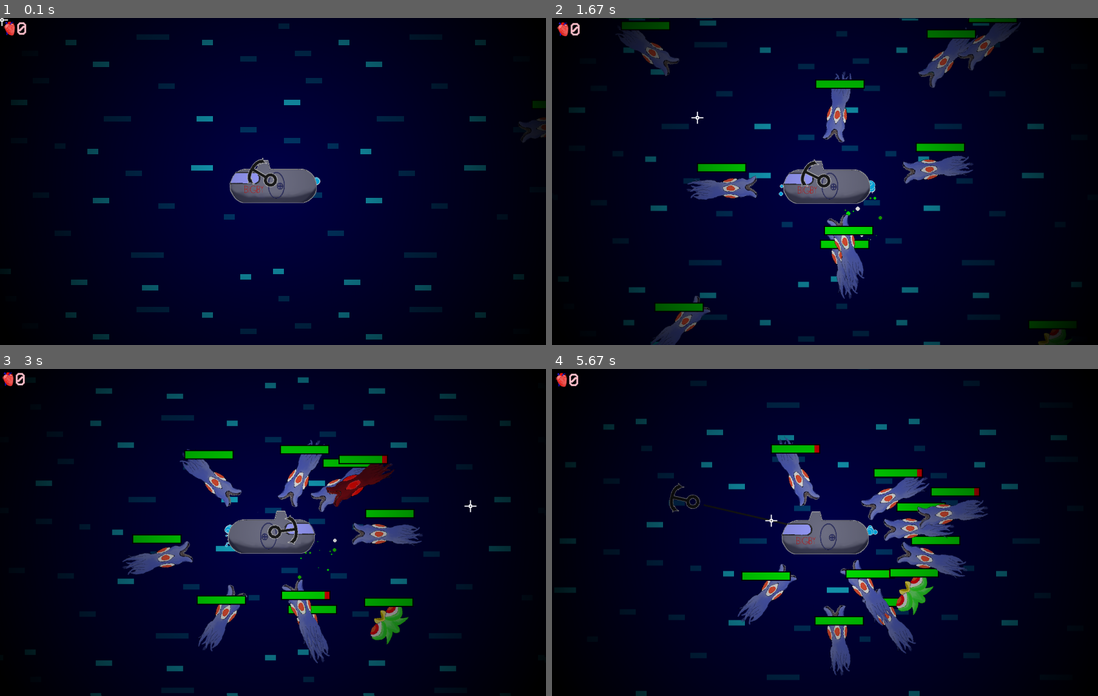
Above: before the commit, frames 1-4 (two rows, left to right).
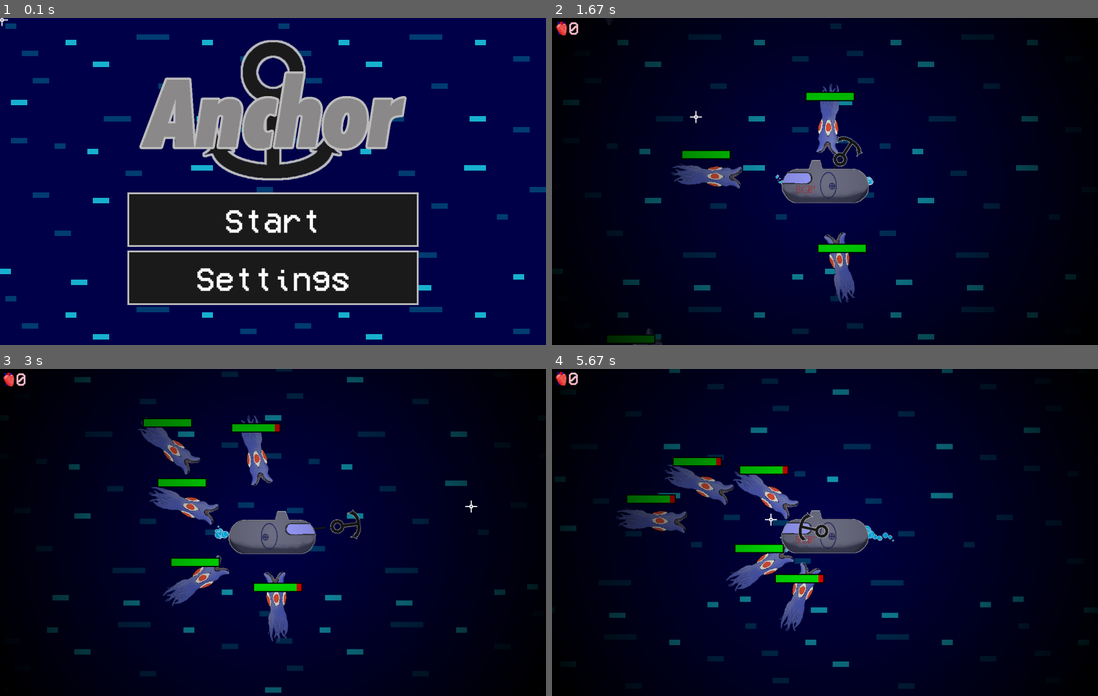
Above: after the commit, the same moments.

Repository: CurryMan1/Pygame-Halloween-GameJam-2023
Game: pygame game, started from main.py
The game is run twice, just before and just after one commit, with the same random seed, the same clock (stepped at 60 frames per second) and the same inputs.
Inputs (mouse positions are in pixels of both pictures, inside the frame that each line leads up to):
- Up to frame 1 (0.1 s): no input
- Up to frame 2 (1.67 s): click (803, 194) at 0.38 s; click (879, 253) at 0.72 s; click (906, 67) at 1.05 s; click (693, 116) at 1.38 s
- Up to frame 3 (3 s): tap Space at 1.73, 2.03 s; click (245, 617) at 1.75 s; click (414, 584) at 2.22 s; click (414, 503) at 2.55 s; click (469, 506) at 2.88 s
- Up to frame 4 (5.67 s): tap Space at 3.23, 3.57, 3.87, 4.07, 4.37, 4.63, 4.97, 5.27, 5.4 s; click (655, 489) at 3.25 s; click (945, 450) at 3.58 s; click (666, 512) at 4.08 s; click (704, 506) at 4.65 s; click (939, 489) at 4.98 s; click (770, 519) at 5.42 s

The runs differ from the first frame. In frame 1, 97% of the frame differs, in the area x 0-100%, y 0-100%; in frame 2, 14%; in frame 3, 16%; in frame 4, 16%.

Commit message:
added menus and buttons

Diff:
--- a/entities.py
+++ b/entities.py
@@ -29,9 +29,10 @@
             pass #this means that health < 0 so next frame the enemy will be deleted
 
 class Entity(pygame.sprite.Sprite):
-    def __init__(self, x: int, y: int, image: pygame.surface.Surface):
+    def __init__(self, x: int, y: int, image: pygame.surface.Surface, tag: str=None):
         super().__init__()
 
+        self.tag = tag
         self.image = image
         self.rect = self.image.get_rect(center=(x, y))
 
@@ -50,7 +51,7 @@
 
     def toggle(self):
         self.enabled = 1-self.enabled
-        self.hp = 200
+        self.hp = 350
 
     def hit(self, damage):
         self.hp -= damage
@@ -102,7 +103,7 @@
             self.last_shot += 1
 
         if self.on_cooldown:
-            if abs(self.x_vel) < 1 and abs(self.y_vel) < 1:
+            if abs(self.x_vel) < 1.5 and abs(self.y_vel) < 1.5:
                 self.on_cooldown = False
 
     def hit(self, damage):
@@ -282,8 +283,7 @@
     DAMAGE = 10
 
     def __init__(self, x: int, y: int, x_vel: float, y_vel: float, image: pygame.surface.Surface, tag: str=None):
-        super().__init__(x, y, image)
-        self.tag = tag
+        super().__init__(x, y, image, tag)
         self.mask = pygame.mask.from_surface(self.image)
         self.x_vel, self.y_vel = x_vel, y_vel
         self.speed = x_vel+y_vel
--- a/main.py
+++ b/main.py
@@ -1,6 +1,7 @@
 #modules
 import sys
 from math import ceil
+from webbrowser import open
 #files
 from entities import *
 from ui import *
@@ -10,9 +11,9 @@
 pygame.mouse.set_visible(False)
 
 #theme
-# pygame.mixer.music.set_volume(0.1)
-# pygame.mixer.music.load('assets/sound/theme.wav')
-# pygame.mixer.music.play(-1)
+pygame.mixer.music.set_volume(0.1)
+pygame.mixer.music.load('assets/sound/theme.wav')
+pygame.mixer.music.play(-1)
 
 FPS = 60
 CLOCK = pygame.time.Clock()
@@ -57,6 +58,7 @@
             self.upgrade_button_group.append(u_btn)
 
         #other
+        self.logo = load_img('logo.png', True)
         self.crosshair = load_img('crosshair.png', True, 3)
         self.overlay = load_img('overlay.png', True)
         self.plasmaball_img = load_img('plasmaball.png', True, 0.1)
@@ -66,19 +68,150 @@
         self.squid_imgs = load_imgs('squid', True, 0.7)
 
         #game vars
+        self.sound_on = 1
+        self.effects_on = 1
         self.hearts = 0
         self.screen_shake = 0
         self.enemy_delay = 240
         self.last_enemy = self.enemy_delay
 
-        ###########
-        self.main()
+    def start(self):
+        start_btn = Button(WIDTH/2-400, HEIGHT/2+30, 800, 150, text='Start', fg=DARK_GREY, bg=LIGHT_GREY, text_size=90,
+                           text_colour=WHITE, border_width=5)
+
+        settings_btn = Button(WIDTH/2-400, HEIGHT/2+190, 800, 150, text='Settings', fg=DARK_GREY, bg=LIGHT_GREY, text_size=90,
+                           text_colour=WHITE, border_width=5)
+
+        while True:
+            CLOCK.tick(FPS)
+
+            mouse_pos = pygame.mouse.get_pos()
+
+            #bg
+            for i, coords_and_bg in enumerate(self.bg_tile_group):  #bg_tile_group
+                x, y, bg = coords_and_bg
+
+                diff_x = x - WIDTH
+                diff_y = y - HEIGHT
+
+                #works regardless of window size (if FOV is bigger than tile)
+                if 0 < diff_x:
+                    x = WIDTH - (self.bg_dimensions[0] * self.bg_w) + diff_x
+                elif x < WIDTH - (self.bg_dimensions[0] * self.bg_w):
+                    diff_x = x - (WIDTH - (self.bg_dimensions[0] * self.bg_w))
+                    x = WIDTH + diff_x
+
+                if 0 < diff_y:
+                    y = HEIGHT - (self.bg_dimensions[1] * self.bg_h) + diff_y
+                elif y < HEIGHT - (self.bg_dimensions[1] * self.bg_h):
+                    diff_y = y - (HEIGHT - (self.bg_dimensions[1] * self.bg_h))
+                    y = HEIGHT + diff_y
+
+                DISPLAY.blit(bg, (x, y))
+
+            DISPLAY.blit(self.logo, (WIDTH/2-self.logo.get_width()/2, 60))
+
+            if start_btn.is_clicked(DISPLAY):
+                self.main()
+            if settings_btn.is_clicked(DISPLAY):
+                self.settings(self.start)
+
+            #crosshair
+            DISPLAY.blit(self.crosshair, (mouse_pos[0] - self.crosshair.get_width() / 2, mouse_pos[1] - self.crosshair.get_height() / 2))
+
+            for event in pygame.event.get():
+                if event.type == pygame.QUIT:
+                    pygame.quit()
+                    sys.exit()
+
+            SCREEN.blit(DISPLAY, (0, 0))
+
+            pygame.display.update()
+
+    def settings(self, last_menu):
+        title_box = get_box(900, 200, 10, BLACK, DARK_GREY)
+
+        back_btn = Button(10, 10, 170, 120, text='Back', fg=DARK_GREY, bg=LIGHT_GREY,
+                           text_size=50,
+                           text_colour=WHITE, border_width=5)
+
+        sound_btn = Button(WIDTH/5, 350, 450, 120, text='Sound:ON', fg=DARK_GREY, bg=LIGHT_GREY,
+                           text_size=70,
+                           text_colour=WHITE, border_width=5)
+
+        performance_btn = Button(WIDTH/2+10, 350, 450, 120, text='Effects:ON', fg=DARK_GREY, bg=LIGHT_GREY,
+                           text_size=65,
+                           text_colour=WHITE, border_width=5)
+
+        github_btn = Button(WIDTH/2-300, 550, 600, 120, text='Github Repo', fg=DARK_GREY, bg=LIGHT_GREY,
+                           text_size=70,
+                           text_colour=WHITE, border_width=5)
+
+        while True:
+            CLOCK.tick(FPS)
+
+            mouse_pos = pygame.mouse.get_pos()
+
+            #bg
+            for i, coords_and_bg in enumerate(self.bg_tile_group): #bg_tile_group
+                x, y, bg = coords_and_bg
+
+                diff_x = x - WIDTH
+                diff_y = y - HEIGHT
+
+                #works regardless of window size (if FOV is bigger than tile)
+                if 0 < diff_x:
+                    x = WIDTH - (self.bg_dimensions[0] * self.bg_w) + diff_x
+                elif x < WIDTH - (self.bg_dimensions[0] * self.bg_w):
+                    diff_x = x - (WIDTH - (self.bg_dimensions[0] * self.bg_w))
+                    x = WIDTH + diff_x
+
+                if 0 < diff_y:
+                    y = HEIGHT - (self.bg_dimensions[1] * self.bg_h) + diff_y
+                elif y < HEIGHT - (self.bg_dimensions[1] * self.bg_h):
+                    diff_y = y - (HEIGHT - (self.bg_dimensions[1] * self.bg_h))
+                    y = HEIGHT + diff_y
+
+                DISPLAY.blit(bg, (x, y))
+
+            #title
+            DISPLAY.blit(title_box, (WIDTH/2-title_box.get_width()/2, 120-title_box.get_height()/2))
+            draw_text('Settings', PIXEL_FONT, WHITE, WIDTH/2, 120, 150, DISPLAY, True)
+
+            #buttons
+            if back_btn.is_clicked(DISPLAY):
+                last_menu()
+            if sound_btn.is_clicked(DISPLAY):
+                self.sound_on = 1-self.sound_on
+                sound_btn.text = f'Sound:{["OFF", "ON"][self.sound_on]}'
+                if pygame.mixer.music.get_busy():
+                    pygame.mixer.music.pause()
+                else:
+                    pygame.mixer.music.unpause()
+            if performance_btn.is_clicked(DISPLAY):
+                self.effects_on = 1-self.effects_on
+                performance_btn.text = f'Effects:{["OFF", "ON"][self.effects_on]}'
+
+            if github_btn.is_clicked(DISPLAY):
+                open('https://github.com/CurryMan1/Pygame-Halloween-GameJam-2023')
+
+            #crosshair
+            DISPLAY.blit(self.crosshair, (mouse_pos[0] - self.crosshair.get_width() / 2, mouse_pos[1] - self.crosshair.get_height() / 2))
+
+            for event in pygame.event.get():
+                if event.type == pygame.QUIT:
+                    pygame.quit()
+                    sys.exit()
+
+            SCREEN.blit(DISPLAY, (0, 0))
+
+            pygame.display.update()
 
     def main(self):
         clicked = False
         can_shoot_torpedo = False
 
-        for i in range(10):
+        for i in range(5):
             e = random.choice([Enemy(self.squid_imgs), PlasmaEnemy([self.plasmaenemy_img])])
             self.enemy_group.append(e)
 
@@ -121,7 +254,6 @@
 
             #DRAW AND UPDATE
             #bg
-            DISPLAY.fill((0, 0, 0))
             for i, coords_and_bg in enumerate(self.bg_tile_group): #bg_tile_group
                 x, y, bg = coords_and_bg
 
@@ -146,24 +278,25 @@
                 DISPLAY.blit(bg, (x, y))
 
             #particles
-            for particle in self.particles:
-                particle[0][0] += particle[1][0] + player_x_vel
-                particle[0][1] += particle[1][1] + player_y_vel
-                particle[2] -= particle[3]
-
-                if particle[5] == 'bubble':
-                    #outline
-                    pygame.draw.circle(DISPLAY, WHITE, particle[0], particle[2] + 1)
-
-                elif particle[5] == 'torpedo':
-                    collision_rect = pygame.rect.Rect(particle[0][0]-particle[2], particle[0][1]-particle[2], particle[2]*2, particle[2]*2)
-                    for enemy in collision_rect.collideobjectsall(self.enemy_group):
-                        enemy.hit(100)
-
-                #main particle
-                pygame.draw.circle(DISPLAY, particle[4], particle[0], particle[2])
-                if particle[2] <= 0:
-                    self.particles.remove(particle)
+            if self.effects_on:
+                for particle in self.particles:
+                    particle[0][0] += particle[1][0] + player_x_vel
+                    particle[0][1] += particle[1][1] + player_y_vel
+                    particle[2] -= particle[3]
+
+                    if particle[5] == 'bubble':
+                        #outline
+                        pygame.draw.circle(DISPLAY, WHITE, particle[0], particle[2] + 1)
+
+                    elif particle[5] == 'torpedo':
+                        collision_rect = pygame.rect.Rect(particle[0][0]-particle[2], particle[0][1]-particle[2], particle[2]*2, particle[2]*2)
+                        for enemy in collision_rect.collideobjectsall(self.enemy_group):
+                            enemy.hit(100)
+
+                    #main particle
+                    pygame.draw.circle(DISPLAY, particle[4], particle[0], particle[2])
+                    if particle[2] <= 0:
+                        self.particles.remove(particle)
 
             #heart_group
             for heart in self.heart_group:
@@ -225,6 +358,7 @@
                             self.anchor.torpedo_enabled = True
                             self.anchor.mode = 'still'
                             self.anchor.x_vel, self.anchor.y_vel = 0,0
+                            self.anchor.rect.center = CENTER
 
             #splash_texts
             for sp_text in self.splash_texts:
@@ -234,7 +368,6 @@
                 draw_text(text, PIXEL_FONT, colour, x, y, 50, DISPLAY, True, opacity)
                 if opacity <= 0:
                     self.splash_texts.remove(sp_text)
-
 
             #crosshair
             DISPLAY.blit(self.crosshair, (mouse_pos[0] - self.crosshair.get_width() / 2, mouse_pos[1] - self.crosshair.get_height() / 2))
@@ -305,10 +438,11 @@
 
                 #player.shield-projectile_group
                 for projectile in pygame.sprite.spritecollide(self.player.shield, self.projectile_group, False, pygame.sprite.collide_mask):
-                    self.projectile_group.remove(projectile)
-                    self.add_particles(projectile.rect.center, 30, 10, 70, 0.15, [PLASMA_GREEN, WHITE], 'plasma')
-                    if self.player.shield.hit(projectile.DAMAGE):
-                        self.add_particles(CENTER, 50, 20, 140, 0.15, [BUBBLE_BLUE, WHITE], 'shield')
+                    if projectile.tag != 'torpedo':
+                        self.projectile_group.remove(projectile)
+                        self.add_particles(projectile.rect.center, 30, 10, 70, 0.15, [PLASMA_GREEN, WHITE], 'plasma')
+                        if self.player.shield.hit(projectile.DAMAGE):
+                            self.add_particles(CENTER, 50, 20, 140, 0.15, [BUBBLE_BLUE, WHITE], 'shield')
 
             ####################################
             for event in pygame.event.get():
@@ -341,5 +475,10 @@
             heart = Heart(pos[0], pos[1], 5, self.heart_img)
             self.heart_group.append(heart)
 
+    def play_sound(self, sound):
+        if self.sound_on:
+            sound.play()
+
 if __name__ == '__main__':
     g = Game()
+    g.start()
